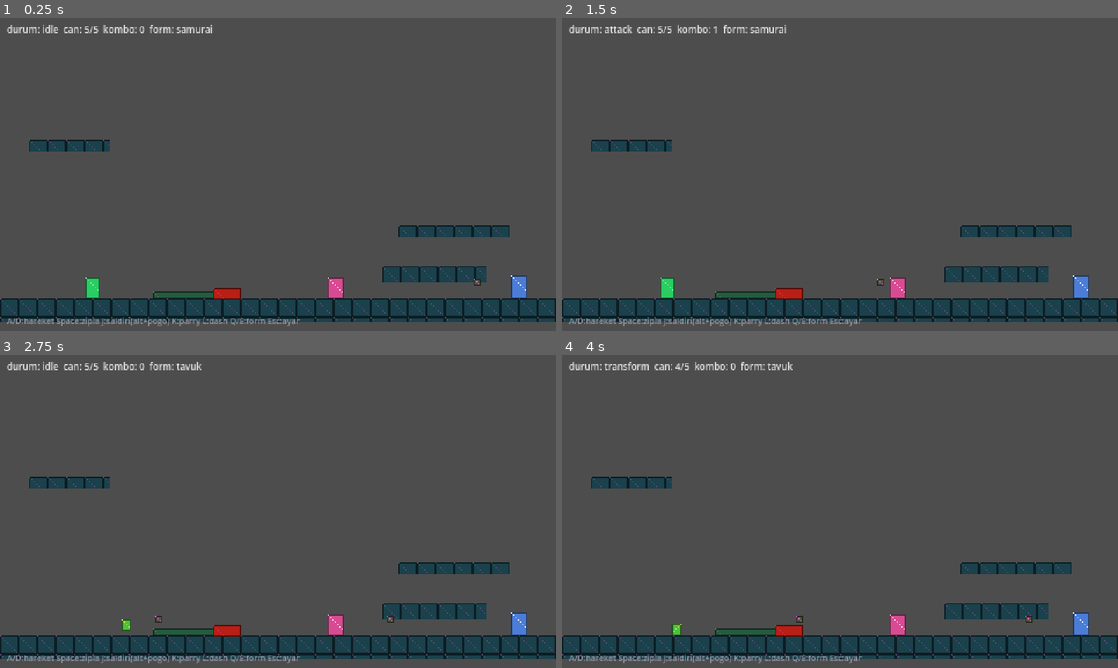
Above: before the commit, frames 1-4 (two rows, left to right).
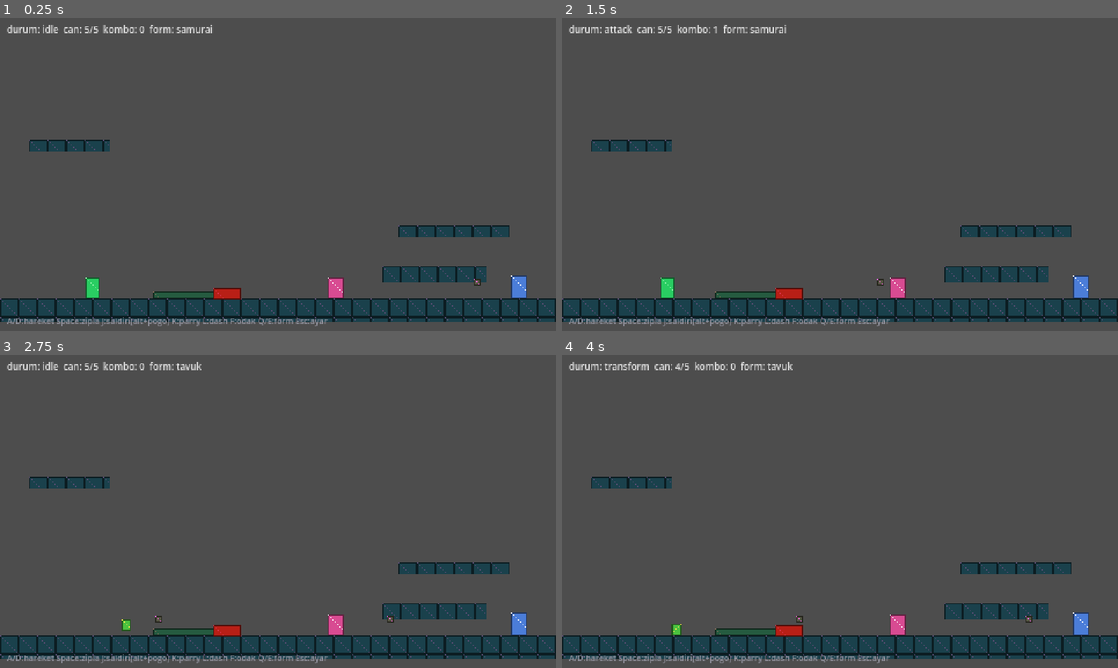
Above: after the commit, the same moments.

Repository: Eruldin/Honor-Meselesi
Game: Godot game, scene res://src/levels/test_room/TestRoom.tscn
The game is run twice, just before and just after one commit, with the same random seed, the same clock (stepped at 60 frames per second) and the same inputs. This scene is started directly instead of the project's main scene.
Inputs (mouse positions are in pixels of both pictures, inside the frame that each line leads up to):
- Up to frame 1 (0.25 s): no input
- Up to frame 2 (1.5 s): tap Enter at 0.5 s; move the mouse to (962, 158) at 0.52 s; hold D (move_right) 0.53-1.25 s; tap J (attack) at 0.6 s; click (962, 158) at 0.67 s; tap Space (jump) at 0.77, 1.07 s; tap L (dash) at 0.8 s; drag from (728, 190) to (745, 287) at 1.27 s
- Up to frame 3 (2.75 s): tap Space (jump) at 2 s; move the mouse to (333, 442) at 2.02 s; hold D (move_right) from 2.03 s (still down); tap F (focus) at 2.1 s; tap E (form_next) at 2.3 s
- Up to frame 4 (4 s): release D (move_right) at 2.75 s; drag from (812, 574) to (689, 624) at 2.77 s; tap Enter at 3.5 s; move the mouse to (1006, 558) at 3.52 s; hold A (move_left) from 3.53 s (still down); tap Q (form_prev) at 3.6 s; tap Space (jump) at 3.77 s; tap K (parry) at 3.8 s

The runs differ from the first frame. In frame 1, 0.2% of the frame differs, in the area x 41-59%, y 96-99%; in frame 2, 0.2%; in frame 3, 0.2%; in frame 4, 0.2%.

Commit message:
Focus rebind + soul save'e dahil (#38)
Co-Authored-By: Devin AI <158243242+devin-ai-integration[bot]@users.noreply.github.com>

Diff:
--- a/src/core/game_state.gd
+++ b/src/core/game_state.gd
@@ -95,6 +95,7 @@
 		"checkpoint": String(checkpoint_id),
 		"flags": ser_flags,
 		"play_time": play_time,
+		"soul": soul,
 	}
 
 
@@ -103,6 +104,7 @@
 	current_form = StringName(data.get("current_form", "samurai"))
 	checkpoint_id = StringName(data.get("checkpoint", ""))
 	play_time = float(data.get("play_time", 0.0))
+	soul = int(data.get("soul", 0))
 	flags.clear()
 	for k in data.get("flags", {}):
 		var v: Variant = data["flags"][k]
--- a/src/levels/test_room/test_room.gd
+++ b/src/levels/test_room/test_room.gd
@@ -104,7 +104,7 @@
 	layer.add_child(hud_label)
 
 	var hint := Label.new()
-	hint.text = "A/D:hareket Space:zipla J:saldiri(alt+pogo) K:parry L:dash Q/E:form Esc:ayar"
+	hint.text = "A/D:hareket Space:zipla J:saldiri(alt+pogo) K:parry L:dash F:odak Q/E:form Esc:ayar"
 	hint.position = Vector2(6, 256)
 	hint.add_theme_font_size_override("font_size", 7)
 	hint.add_theme_color_override("font_color", Color(0.6, 0.6, 0.65))
--- a/src/ui/settings_menu.gd
+++ b/src/ui/settings_menu.gd
@@ -6,7 +6,7 @@
 const TABS: Array[StringName] = [&"grafik", &"ses", &"dil", &"kontrol"]
 const REBINDABLE: Array[StringName] = [
 	&"move_left", &"move_right", &"move_up", &"move_down",
-	&"jump", &"attack", &"parry", &"dash", &"form_prev", &"form_next",
+	&"jump", &"attack", &"parry", &"dash", &"focus", &"form_prev", &"form_next",
 ]
 const LABELS := {
 	"tr": {"grafik": "GRAFIK", "ses": "SES", "dil": "DIL", "kontrol": "KONTROLLER",
@@ -17,7 +17,8 @@
 const ACTION_NAMES := {
 	&"move_left": "Sola", &"move_right": "Saga", &"move_up": "Yukari",
 	&"move_down": "Asagi", &"jump": "Zipla", &"attack": "Saldir",
-	&"parry": "Parry", &"dash": "Dash", &"form_prev": "Onceki Form",
+	&"parry": "Parry", &"dash": "Dash", &"focus": "Odak/Iyilesme",
+	&"form_prev": "Onceki Form",
 	&"form_next": "Sonraki Form",
 }
 
